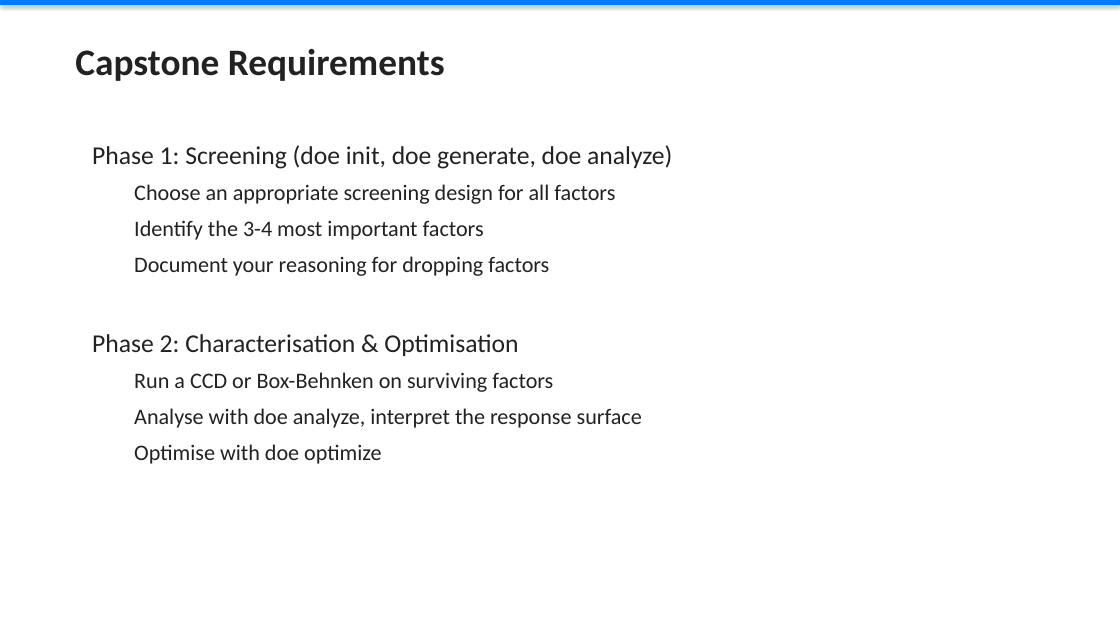
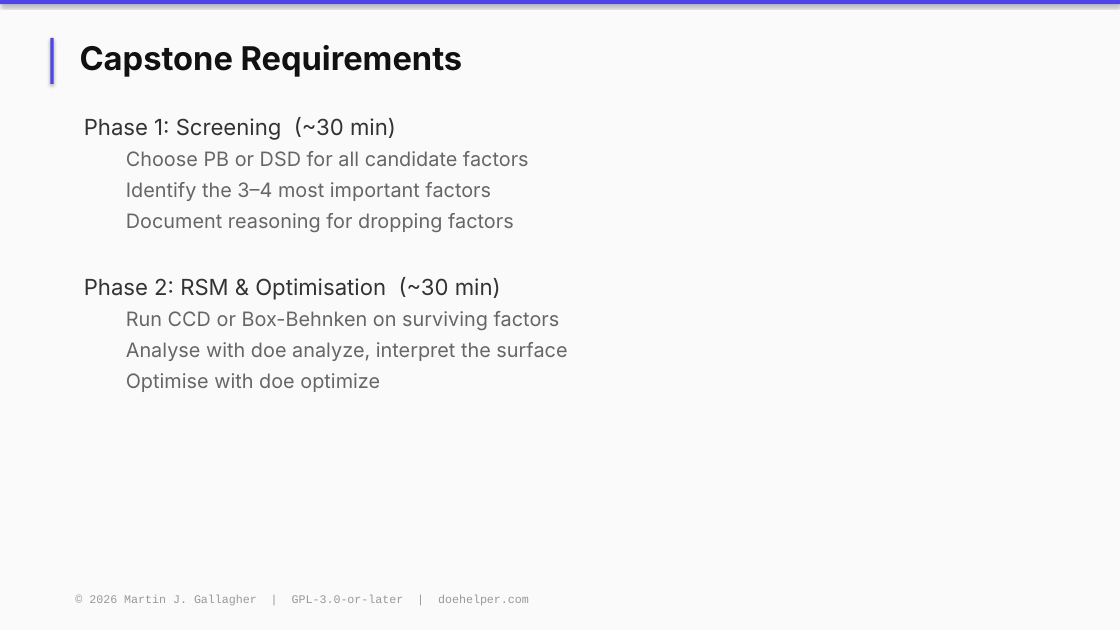
Before and after one commit to MartinGallagher-code/design_of_experiments, a slide deck: slide 5 of training/slides/Module_08_Capstone.pptx (slide 6 before the commit). Drawn at 1120x630 pixels with LibreOffice and Linux fonts; fonts in the diff are those of the drawing. Boxes give left, top, right and bottom in pixels: in the first picture for what was removed or moved away, otherwise in the second. Text is boxed around its words. In the diff, an @@ line names an element or a change of style, - is before the commit and + after.

```diff
--- a/training/slides/Module_08_Capstone.pptx
+++ b/training/slides/Module_08_Capstone.pptx
@@ background #FFFFFF to #FAFAFA @@
@@ rectangle at [0, 0, 1120, 4]: fill #007BFF to #5046E5 @@
@@ rectangle added at [50, 38, 54, 84], fill #5046E5 @@
@@ text "Capstone Requirements" at [80, 45, 463, 77]: size 32 to 28 pt, font Calibri to Inter, text colour #222222 to #111111 @@
@@ text "Phase 1: Screening (~30 min)": place and size @@
-text "Phase 1: Screening (~30 min)" at [92, 145, 672, 464]
+text "Phase 1: Screening (~30 min)" at [84, 117, 567, 392]
@@ text at [84, 117, 567, 361]: text changed; size 19 to 17 pt; font Calibri to Inter; text colour #222222 to #666666 @@
-Phase 1: Screening (doe init, doe generate, doe analyze)
-  Choose an appropriate screening design for all factors
-  Identify the 3-4 most important factors
-  Document your reasoning for dropping factors
-Phase 2: Characterisation & Optimisation
-  Run a CCD or Box-Behnken on surviving factors
-  Analyse with doe analyze, interpret the response surface
+Phase 1: Screening (~30 min)
+  Choose PB or DSD for all candidate factors
+  Identify the 3–4 most important factors
+  Document reasoning for dropping factors
+Phase 2: RSM & Optimisation (~30 min)
+  Run CCD or Box-Behnken on surviving factors
+  Analyse with doe analyze, interpret the surface
@@ text at [126, 373, 380, 392]: size 19 to 17 pt, font Calibri to Inter, text colour #222222 to #666666 in "Optimise with doe optimize"; less space between paragraphs @@
@@ text added at [89, 595, 529, 605], 10 pt, text #999999 @@
+© 2026 Martin J. Gallagher | GPL-3.0-or-later | doehelper.com
```
Also in this commit, not shown: 9 other slides changed, 2 slides added, 3 slides removed, 8 other files.
